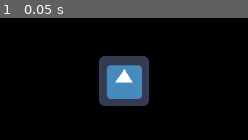
Above: before the commit, frame 1.
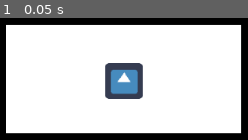
Above: after the commit, the same moment.

Repository: Alkouille/Evolve
Game: Godot game, scene res://Scene/Map.tscn
Two runs of this game, one before a commit and one after it. Both use one fixed random seed, a clock stepped at 60 frames per second and the inputs below. Before the commit the project starts from res://Scene/Player.tscn. The engine's default icon, where the game draws it, is replaced by a stand-in: a white triangle on a blue panel in a dark square.
Inputs:
- Up to frame 1 (0.05 s): no input

The runs differ from the first frame. In frame 1, 83% of the frame differs, in the area x 2-98%, y 5-96%.

Commit message:
Lines work and collide with player
change player script, lines and Map Scene

Diff:
--- a/Scene/DownOpenLine.tscn
+++ b/Scene/DownOpenLine.tscn
@@ -5,18 +5,19 @@
 [sub_resource type="SegmentShape2D" id=1]
 
 custom_solver_bias = 0.0
-a = Vector2( -0.507507, -4.72534 )
+a = Vector2( -0.565369, -7.72536 )
 b = Vector2( -0.507507, 38.9079 )
 
 [sub_resource type="SegmentShape2D" id=2]
 
 custom_solver_bias = 0.0
-a = Vector2( 0.121613, 518.296 )
-b = Vector2( 0, 10 )
+a = Vector2( 1.16443, 521.035 )
+b = Vector2( 1.56769, 8.77258 )
 
-[node name="DownOpenLine" type="StaticBody2D" index="0"]
+[node name="DownOpenLine" type="StaticBody2D"]
 
-position = Vector2( 1.26866, 3.11399 )
+position = Vector2( 1.86696, 3.42649 )
+scale = Vector2( 1.01779, 1.00886 )
 input_pickable = false
 collision_layer = 1
 collision_mask = 1
@@ -27,25 +28,38 @@
 
 [node name="Sprite" type="Sprite" parent="." index="0"]
 
-position = Vector2( 21.6658, 32.1213 )
+position = Vector2( 13.0921, 27.6516 )
+scale = Vector2( 3.1645, 5.51503 )
 texture = ExtResource( 1 )
+__meta__ = {
+"_edit_group_": true
+}
 
-[node name="LeftEdge" type="CollisionShape2D" parent="." index="1"]
+[node name="RightEdge" type="CollisionShape2D" parent="." index="1"]
 
-position = Vector2( 17.7236, 31.3423 )
-scale = Vector2( 0.0371738, 0.0462791 )
+position = Vector2( 25.55, 23.9629 )
+scale = Vector2( 0.187509, 0.236222 )
 shape = SubResource( 1 )
+__meta__ = {
+"_edit_group_": true
+}
 
-[node name="RightEdge" type="CollisionShape2D" parent="." index="2"]
+[node name="LeftEdge" type="CollisionShape2D" parent="." index="2"]
 
-position = Vector2( 25.6343, 31.3423 )
-scale = Vector2( 0.0371738, 0.0462791 )
+position = Vector2( 0.805332, 23.9338 )
+scale = Vector2( 0.187509, 0.236222 )
 shape = SubResource( 1 )
+__meta__ = {
+"_edit_group_": true
+}
 
 [node name="UpEdge" type="CollisionShape2D" parent="." index="3"]
 
-position = Vector2( 17.4972, 31.2218 )
+position = Vector2( 0.0233588, 22.3055 )
 rotation = 1.5708
-scale = Vector2( -0.0719963, -0.0157136 )
+scale = Vector2( -0.0719963, -0.0491413 )
 shape = SubResource( 2 )
 _sections_unfolded = [ "Transform" ]
+__meta__ = {
+"_edit_group_": true
+}
--- a/Scene/LeftOpenLine.tscn
+++ b/Scene/LeftOpenLine.tscn
@@ -14,7 +14,7 @@
 a = Vector2( 0.121613, 518.296 )
 b = Vector2( 0, 10 )
 
-[node name="DownOpenLine" type="StaticBody2D" index="0"]
+[node name="DownOpenLine" type="StaticBody2D"]
 
 position = Vector2( 1.26866, 3.11399 )
 input_pickable = false
@@ -30,22 +30,24 @@
 position = Vector2( 21.6658, 32.1213 )
 texture = ExtResource( 1 )
 
-[node name="LeftEdge" type="CollisionShape2D" parent="." index="1"]
-
-position = Vector2( 17.7236, 31.3423 )
-scale = Vector2( 0.0371738, 0.0462791 )
-shape = SubResource( 1 )
-
-[node name="RightEdge" type="CollisionShape2D" parent="." index="2"]
+[node name="RightEdge" type="CollisionShape2D" parent="." index="1"]
 
 position = Vector2( 25.6343, 31.3423 )
 scale = Vector2( 0.0371738, 0.0462791 )
 shape = SubResource( 1 )
 
-[node name="UpEdge" type="CollisionShape2D" parent="." index="3"]
+[node name="UpEdge" type="CollisionShape2D" parent="." index="2"]
 
 position = Vector2( 17.4972, 31.2218 )
 rotation = 1.5708
 scale = Vector2( -0.0719963, -0.0157136 )
 shape = SubResource( 2 )
 _sections_unfolded = [ "Transform" ]
+
+[node name="DownEdge" type="CollisionShape2D" parent="." index="3"]
+
+position = Vector2( 17.5114, 33.0484 )
+rotation = 1.5708
+scale = Vector2( -0.0719963, -0.0157136 )
+shape = SubResource( 2 )
+_sections_unfolded = [ "Transform" ]
--- a/Scene/Map.tscn
+++ b/Scene/Map.tscn
@@ -1,9 +1,18 @@
-[gd_scene load_steps=2 format=2]
+[gd_scene load_steps=3 format=2]
 
-[ext_resource path="res://Scene/Player.tscn" type="PackedScene" id=1]
+[ext_resource path="res://Scene/DownOpenLine.tscn" type="PackedScene" id=1]
+[ext_resource path="res://Scene/Player.tscn" type="PackedScene" id=2]
 
 [node name="Map" type="Node2D" index="0"]
 
 _sections_unfolded = [ "Transform", "Visibility", "Z Index" ]
 
-[node name="Player" parent="." index="0" instance=ExtResource( 1 )]
+[node name="DownOpenLine" parent="." index="0" instance=ExtResource( 1 )]
+
+position = Vector2( 130.233, -9.07466 )
+scale = Vector2( 1.1877, 1.25319 )
+
+[node name="Player" parent="." index="1" instance=ExtResource( 2 )]
+
+position = Vector2( 145.828, 25.8227 )
+scale = Vector2( 0.0762762, 0.0715008 )
--- a/Scene/Player.tscn
+++ b/Scene/Player.tscn
@@ -17,12 +17,26 @@
 func _physics_process(delta):
 	input()
 
+func input():
+	if actualGameplay.size() == 1:
+		MoveLeftRight()
 
+	elif actualGameplay.size() == 2:
+		MoveLeftRight()
 
-func input():
-	if (actualGameplay.size() == 1):
-		if Input.is_action_pressed(\"WalkRight\"):
-			move_and_slide(Vector2(150, 0))"
+func MoveRight():
+	if Input.is_action_pressed(\"WalkRight\"):
+			move_and_slide(Vector2(150, 0))
+
+func MoveLeftRight():
+	MoveRight()
+	if Input.is_action_pressed(\"WalkLeft\"):
+		move_and_slide(Vector2(-150, 0))"
+
+[sub_resource type="RectangleShape2D" id=2]
+
+custom_solver_bias = 0.0
+extents = Vector2( 31.9148, 29.0188 )
 
 [node name="Player" type="KinematicBody2D"]
 
@@ -41,7 +55,7 @@
 anchor_mode = 1
 rotating = false
 current = true
-zoom = Vector2( 1, 1 )
+zoom = Vector2( 0.1, 0.1 )
 limit_left = -10000000
 limit_top = -10000000
 limit_right = 10000000
@@ -60,3 +74,8 @@
 editor_draw_screen = true
 editor_draw_limits = false
 editor_draw_drag_margin = false
+_sections_unfolded = [ "Editor", "Limit", "Transform", "Visibility" ]
+
+[node name="CollisionShape2D" type="CollisionShape2D" parent="." index="2"]
+
+shape = SubResource( 2 )
--- a/Scene/RightOpenLine.tscn
+++ b/Scene/RightOpenLine.tscn
@@ -14,7 +14,7 @@
 a = Vector2( 0.121613, 518.296 )
 b = Vector2( 0, 10 )
 
-[node name="DownOpenLine" type="StaticBody2D" index="0"]
+[node name="DownOpenLine" type="StaticBody2D"]
 
 position = Vector2( 1.26866, 3.11399 )
 input_pickable = false
@@ -36,16 +36,18 @@
 scale = Vector2( 0.0371738, 0.0462791 )
 shape = SubResource( 1 )
 
-[node name="RightEdge" type="CollisionShape2D" parent="." index="2"]
-
-position = Vector2( 25.6343, 31.3423 )
-scale = Vector2( 0.0371738, 0.0462791 )
-shape = SubResource( 1 )
-
-[node name="UpEdge" type="CollisionShape2D" parent="." index="3"]
+[node name="UpEdge" type="CollisionShape2D" parent="." index="2"]
 
 position = Vector2( 17.4972, 31.2218 )
 rotation = 1.5708
 scale = Vector2( -0.0719963, -0.0157136 )
 shape = SubResource( 2 )
 _sections_unfolded = [ "Transform" ]
+
+[node name="DownEdge" type="CollisionShape2D" parent="." index="3"]
+
+position = Vector2( 17.483, 33.0343 )
+rotation = 1.5708
+scale = Vector2( -0.0719963, -0.0157136 )
+shape = SubResource( 2 )
+_sections_unfolded = [ "Transform" ]
--- a/Scene/UpOpenLine.tscn
+++ b/Scene/UpOpenLine.tscn
@@ -14,7 +14,7 @@
 a = Vector2( 0.121613, 518.296 )
 b = Vector2( 0, 10 )
 
-[node name="DownOpenLine" type="StaticBody2D" index="0"]
+[node name="DownOpenLine" type="StaticBody2D"]
 
 position = Vector2( 1.26866, 3.11399 )
 input_pickable = false
@@ -44,7 +44,7 @@
 
 [node name="UpEdge" type="CollisionShape2D" parent="." index="3"]
 
-position = Vector2( 17.4972, 31.2218 )
+position = Vector2( 17.4972, 33.0325 )
 rotation = 1.5708
 scale = Vector2( -0.0719963, -0.0157136 )
 shape = SubResource( 2 )
--- a/project.godot
+++ b/project.godot
@@ -11,13 +11,15 @@
 [application]
 
 config/name="Evolve"
-run/main_scene="res://Scene/Player.tscn"
+run/main_scene="res://Scene/Map.tscn"
 config/icon="res://icon.png"
 
 [input]
 
 WalkRight=[ Object(InputEventKey,"resource_local_to_scene":false,"resource_name":"","device":0,"alt":false,"shift":false,"control":false,"meta":false,"command":false,"pressed":false,"scancode":68,"unicode":0,"echo":false,"script":null)
  ]
+WalkLeft=[ Object(InputEventKey,"resource_local_to_scene":false,"resource_name":"","device":0,"alt":false,"shift":false,"control":false,"meta":false,"command":false,"pressed":false,"scancode":81,"unicode":0,"echo":false,"script":null)
+ ]
 
 [rendering]
 
Not shown: 1 places in Scene/Player.tscn that only renumber resources
